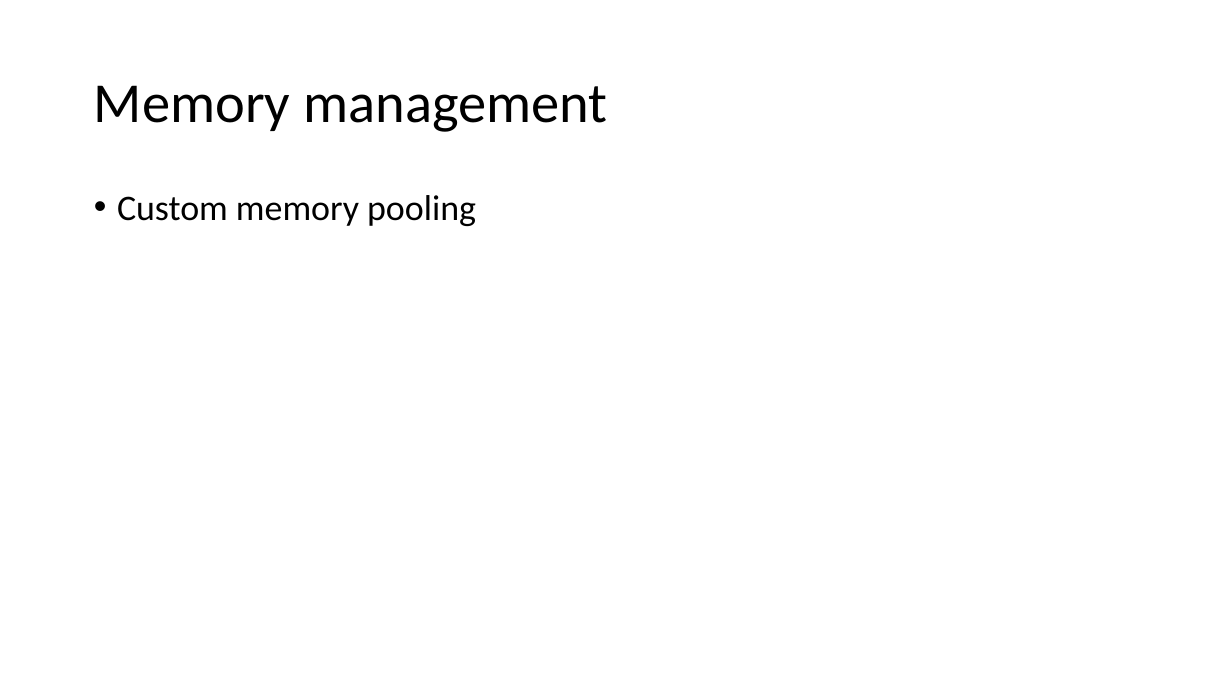
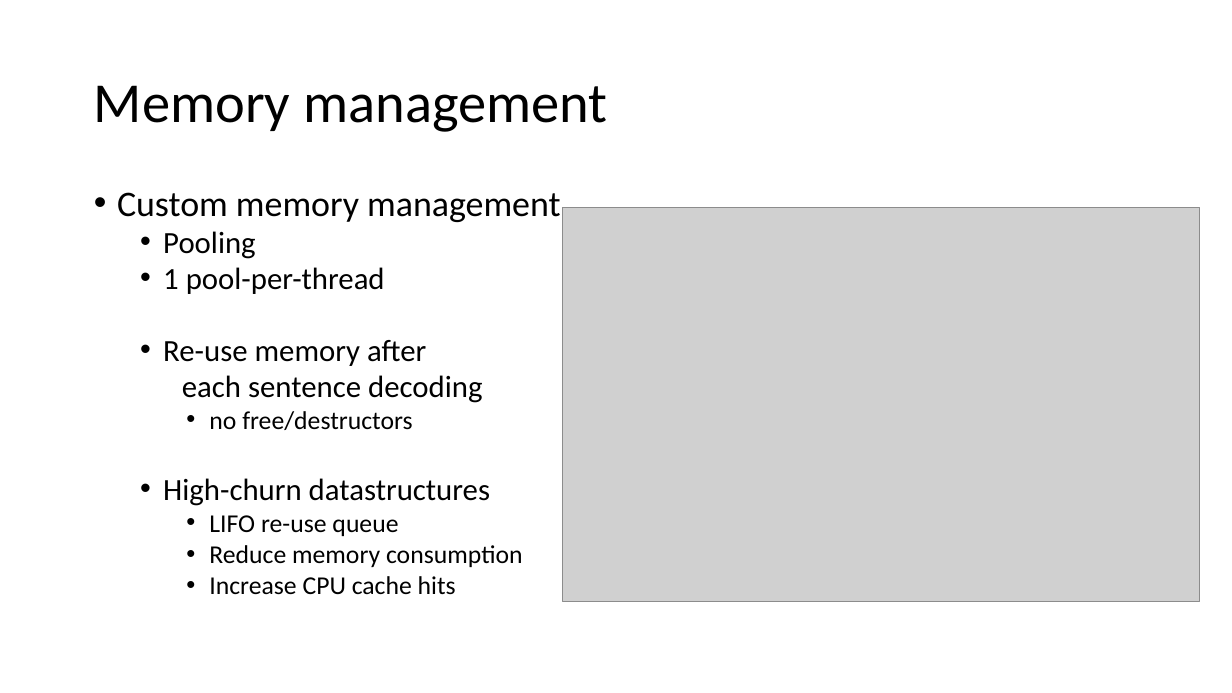
Before and after one commit to hieuhoang/papers, a slide deck: slide 10 of amta.2016/slides.pptx. Drawn at 1232x693 pixels with LibreOffice and Linux fonts; fonts in the diff are those of the drawing; grey boxes stand for pictures. Boxes give left, top, right and bottom in pixels: in the first picture for what was removed or moved away, otherwise in the second. Text is boxed around its words. In the diff, an @@ line names an element or a change of style, - is before the commit and + after.

```diff
--- a/amta.2016/slides.pptx
+++ b/amta.2016/slides.pptx
@@ text at box(117, 192, 560, 595): text changed; size 28 to 24 pt @@
-• Custom memory pooling
+• Custom memory management
+  • Pooling
+  • 1 pool-per-thread
+  • Re-use memory after
+  each sentence decoding
+    • no free/destructors
+  • High-churn datastructures
+    • LIFO re-use queue
+    • Reduce memory consumption
+    • Increase CPU cache hits
@@ picture added at box(563, 207, 1200, 601) @@
```
Also in this commit, not shown: 3 other slides changed, 3 slides added.
